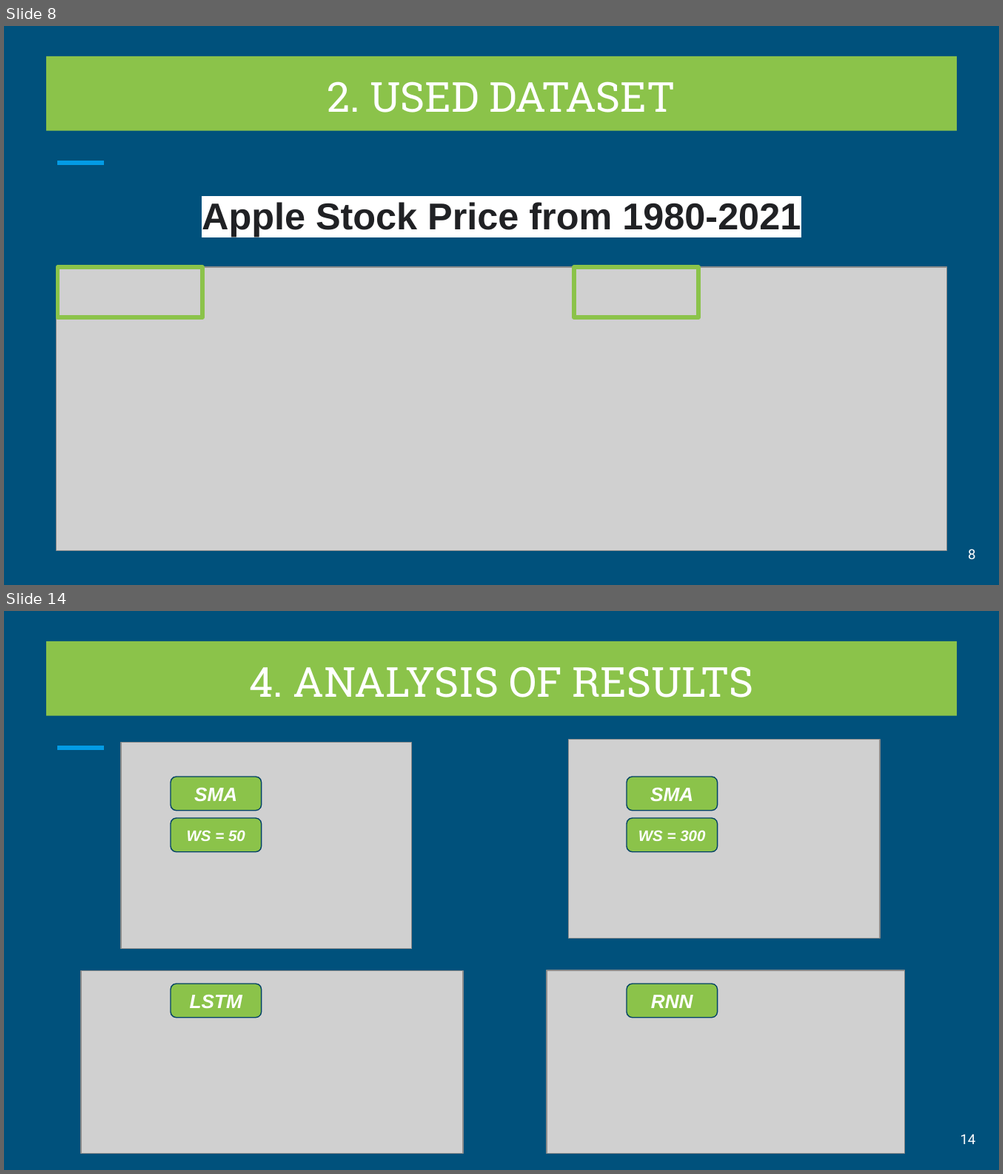
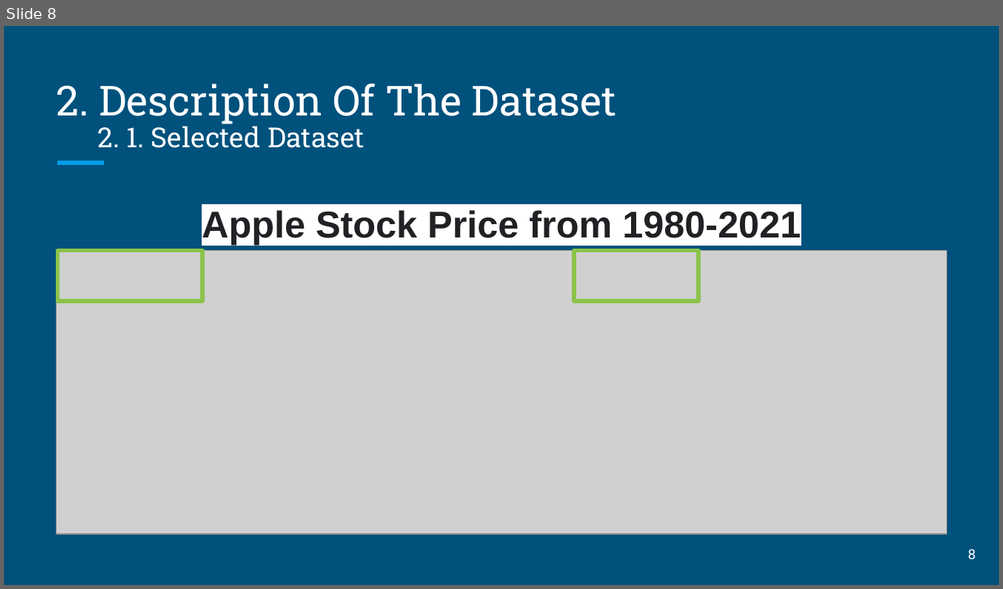
Before and after one commit to ferriitoo/CS584-Machine-Learning, a slide deck: project/CS584-ML-Project.pptx. Shown one above the other, each under a label of ours: slides 8 and 14 before the commit, slide 8 after it; the slides between them are not shown. The pictures are 1003x1174 and 1003x589 pixels, drawn with LibreOffice and Linux fonts; fonts in the diff are those of the drawing; grey boxes stand for pictures. Boxes give left, top, right and bottom in pixels: in the first picture for what was removed or moved away, otherwise in the second. Text is boxed around its words. In the diff, an @@ line names an element or a change of style, - is before the commit and + after.

```diff
--- a/project/CS584-ML-Project.pptx
+++ b/project/CS584-ML-Project.pptx
@@ slide 14 removed at [4,611,999,1170], background #00517C; not listed: 1 template element that a slide beside it also shows @@
@@ rectangle removed at [45,641,956,715] @@
-4. ANALYSIS OF RESULTS
@@ picture removed at [120,742,411,949] @@
@@ picture removed at [568,739,879,938] @@
@@ rounded rectangle removed at [170,777,261,811] @@
-SMA
@@ rounded rectangle removed at [626,777,717,811] @@
-SMA
@@ rounded rectangle removed at [170,818,261,851] @@
-WS = 50
@@ rounded rectangle removed at [626,818,717,851] @@
-WS = 300
@@ picture removed at [80,971,463,1154] @@
@@ rounded rectangle removed at [170,984,261,1018] @@
-LSTM
@@ picture removed at [546,971,904,1154] @@
@@ rounded rectangle removed at [626,984,717,1018] @@
-RNN
@@ page number removed at [960,1134,976,1145] @@
-14
@@ slide 8 changed as well @@
@@ title "2. Description Of The Dataset": place and size @@
-title "2. Description Of The Dataset" at [45,56,956,130]
+title "2. Description Of The Dataset" at [56,83,617,124]
@@ title "2. Description Of The Dataset" at [56,83,617,124]: fill #8BC34A to none @@
@@ title at [56,83,617,124]: text changed @@
-2. USED DATASET
+2. Description Of The Dataset
@@ text added at [97,122,364,148], 20 pt, text #FFFFFF @@
+2. 1. Selected Dataset
@@ text "Apple Stock Price from 1980-2021": place and size @@
-text "Apple Stock Price from 1980-2021" at [202,202,800,237]
+text "Apple Stock Price from 1980-2021" at [202,210,800,245]
@@ 2 rectangles, 1 picture: place and size @@
-2 rectangles, 1 picture at [57,268,947,551]
+2 rectangles, 1 picture at [57,251,947,534]
```
Also in this commit, not shown: 9 other slides changed, 8 slides added, 5 other slides removed, 1 other file.
